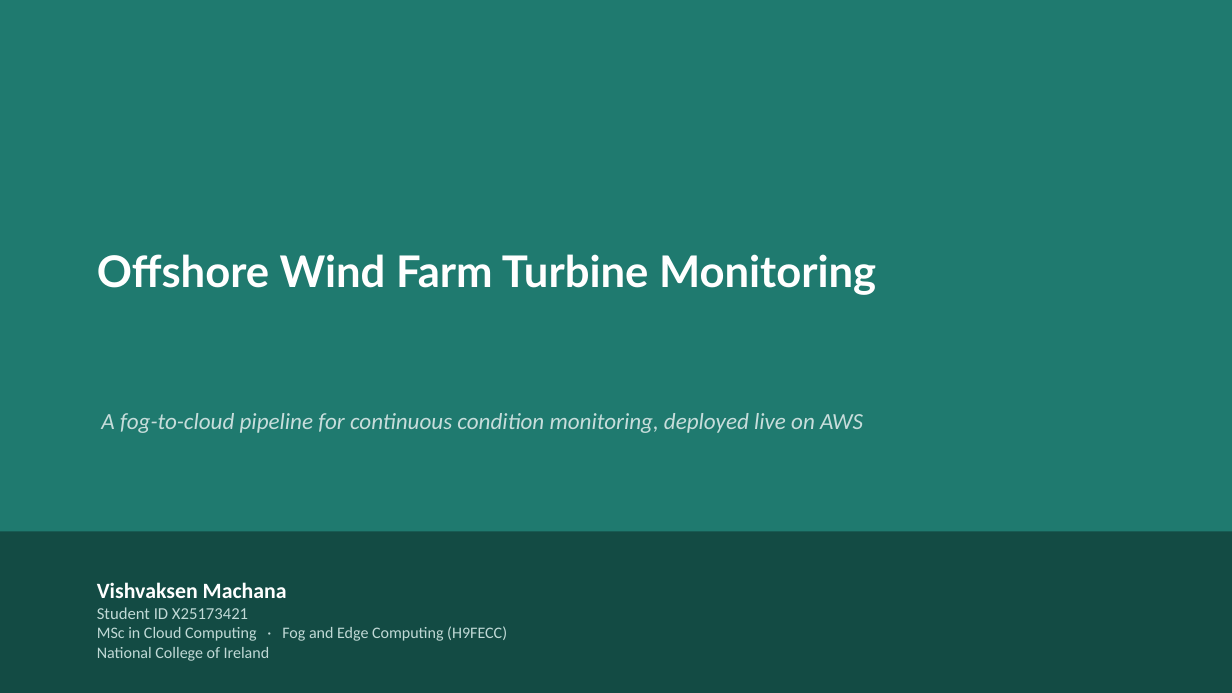
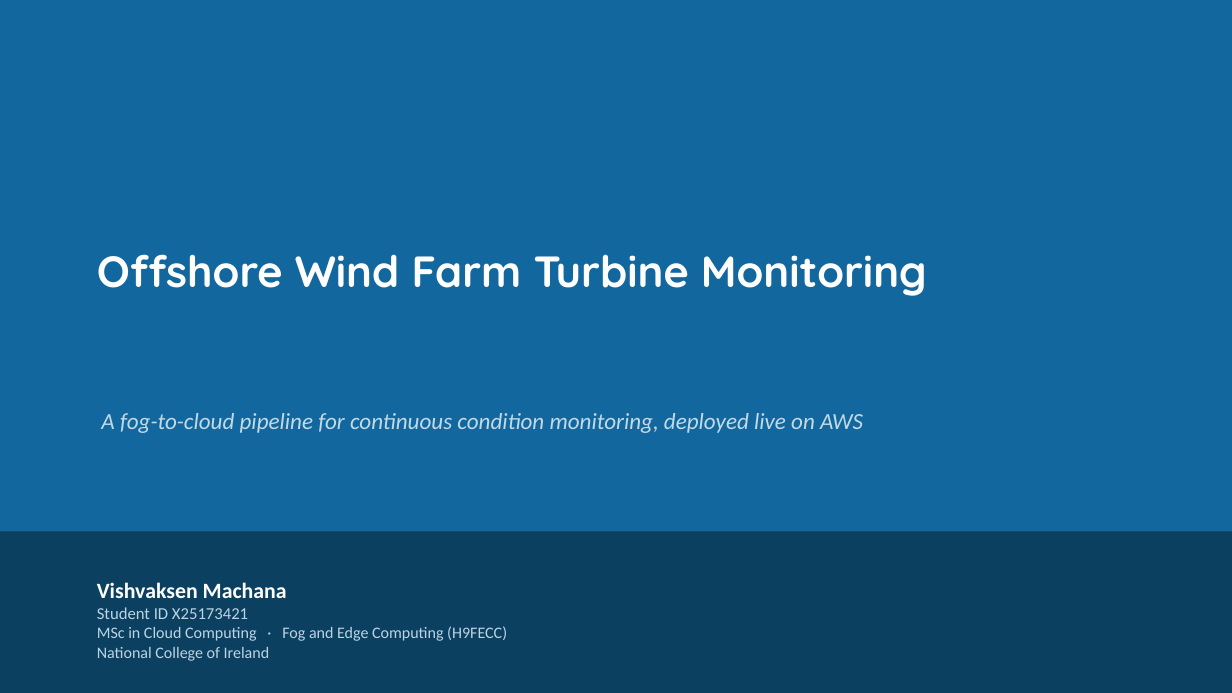
Before and after one commit to valletivarish/FEC_version_2, a slide deck: slide 1 of ppt/X25173421_offshore-wind-farm.pptx. Drawn at 1232x693 pixels with LibreOffice and Linux fonts; fonts in the diff are those of the drawing. Boxes give left, top, right and bottom in pixels: in the first picture for what was removed or moved away, otherwise in the second. Text is boxed around its words. In the diff, an @@ line names an element or a change of style, - is before the commit and + after.

Commit message:
Retheme Vishvaksen's offshore-wind deck: teal-green -> ocean/sky blue accent, Trebuchet MS -> Century Gothic (more on-theme, distinct from the teal cluster)

```diff
--- a/ppt/X25173421_offshore-wind-farm.pptx
+++ b/ppt/X25173421_offshore-wind-farm.pptx
@@ rectangle at [0, 0, 1232, 693]: fill #1F7A6F to #12689E @@
@@ text "Offshore Wind Farm Turbine Monitoring" at [97, 254, 927, 296]: font Lato to Quicksand @@
@@ text "A fog-to-cloud pipeline for continuous ..." at [101, 413, 863, 433]: text colour #C7DDDB to #C3D9E6 @@
@@ rectangle at [0, 531, 1232, 693]: fill #134B44 to #0B4061 @@
@@ text at [97, 607, 507, 661]: text colour #C0D9D6 to #BCD4E3 in "Student ID X25173421", "MSc in Cloud Computing · Fog and ...", "National College of Ireland" @@
```
Also in this commit, not shown: 5 other slides changed.
